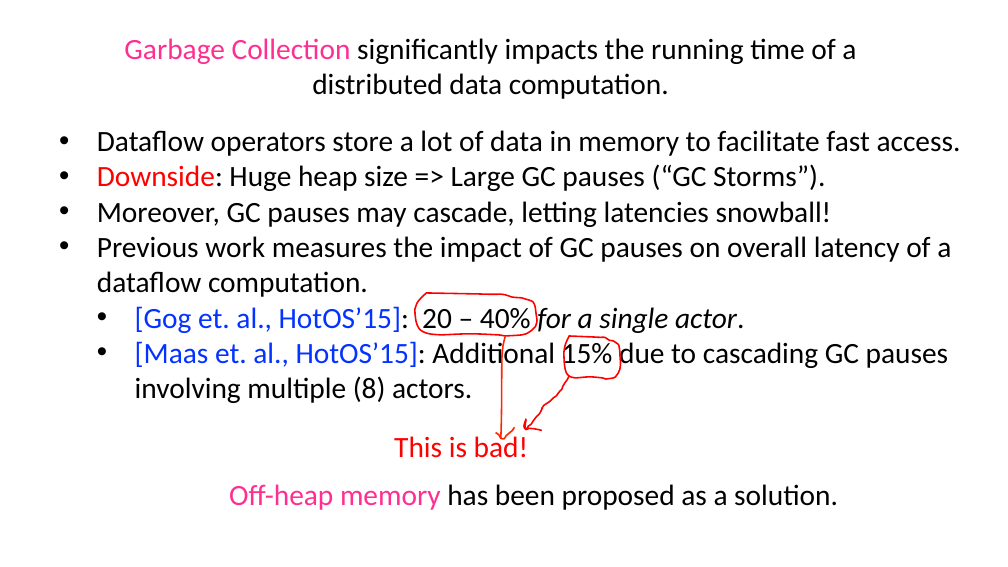
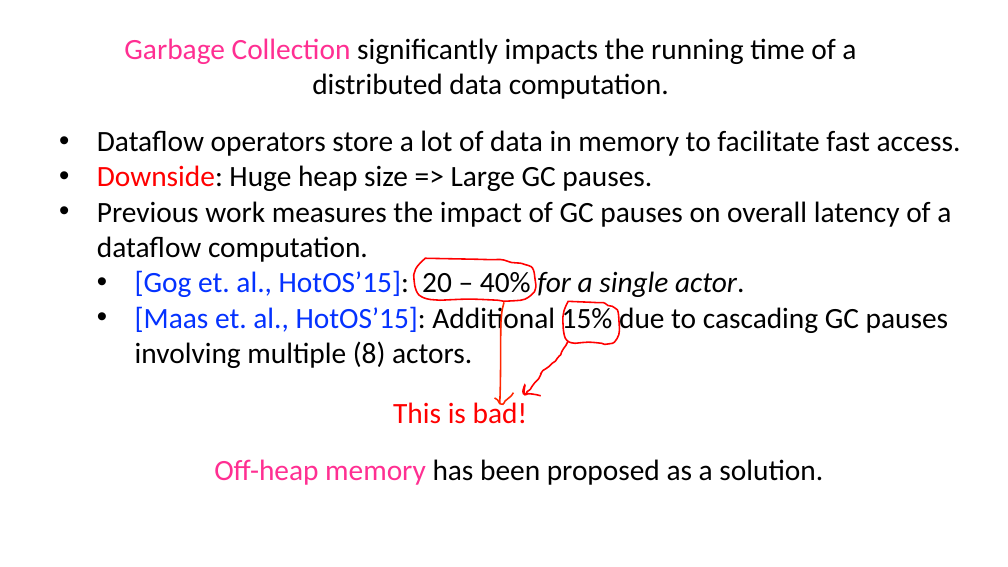
Before and after one commit to gowthamk/gowthamk.github.io, a slide deck: slide 8 of docs/ECOOP18.pptx. Drawn at 1008x567 pixels with LibreOffice and Linux fonts; fonts in the diff are those of the drawing. Boxes give left, top, right and bottom in pixels: in the first picture for what was removed or moved away, otherwise in the second. Text is boxed around its words. In the diff, an @@ line names an element or a change of style, - is before the commit and + after.

```diff
--- a/docs/ECOOP18.pptx
+++ b/docs/ECOOP18.pptx
@@ text at bbox=[97, 165, 652, 191]: text changed @@
-• Downside: Huge heap size => Large GC pauses (“GC Storms”).
-• Moreover, GC pauses may cascade, letting latencies snowball!
+• Downside: Huge heap size => Large GC pauses.
@@ 4 freeform shapes, 1 text: place and size @@
-4 freeform shapes, 1 text at bbox=[394, 293, 621, 458]
+4 freeform shapes, 1 text at bbox=[393, 259, 619, 424]
@@ text "Off-heap memory has been proposed ...": place and size @@
-text "Off-heap memory has been proposed ..." at bbox=[229, 484, 838, 510]
+text "Off-heap memory has been proposed ..." at bbox=[214, 459, 823, 485]
```
Also in this commit, not shown: 7 other slides changed, 4 slides added, 1 slide removed.
